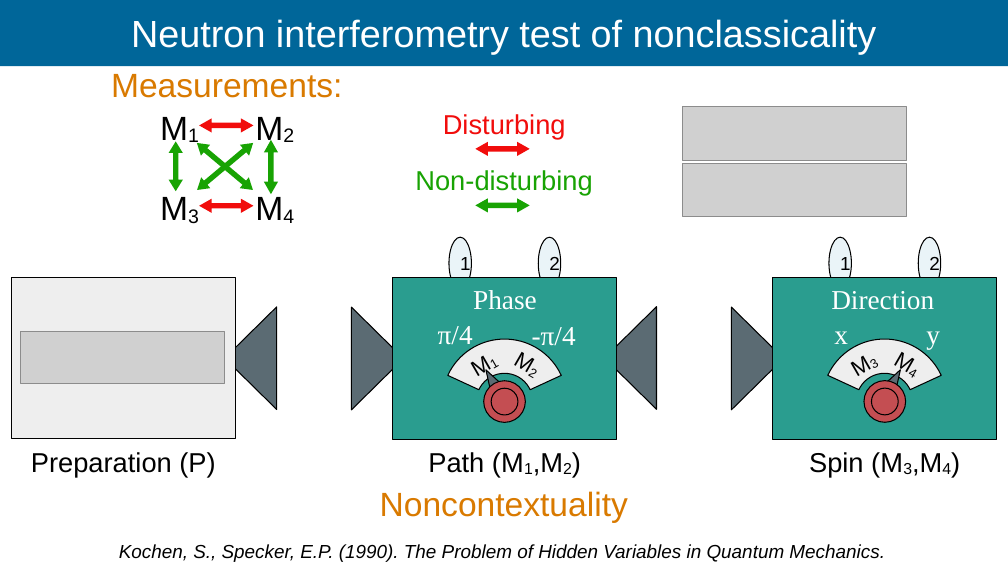
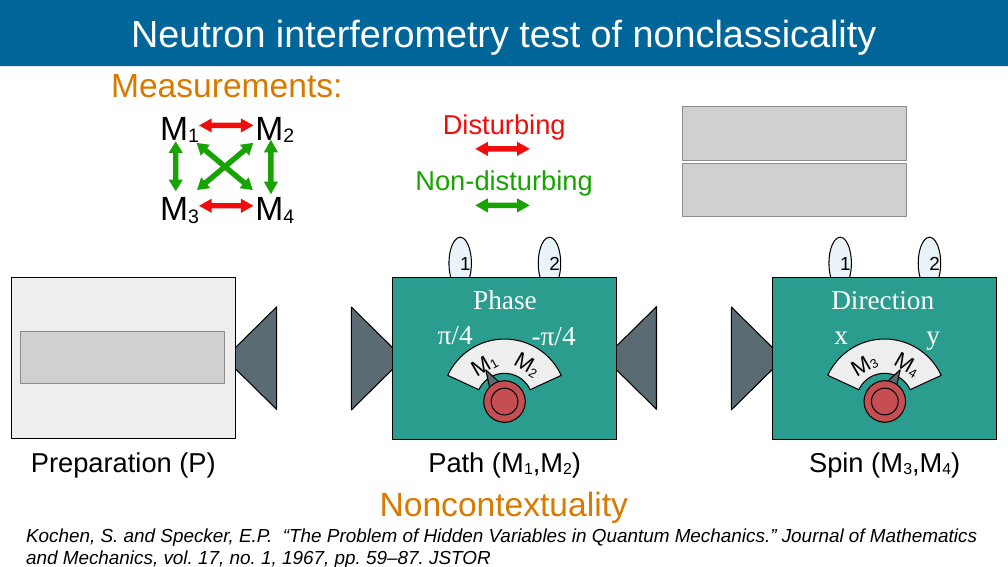
Before and after one commit to Ismaele-vincent/PhD, a slide deck: slide 61 of 2026/Talks/ILL Seminar/ILL seminar 2026 ver3.odp (slide 62 before the commit). Drawn at 1008x567 pixels with LibreOffice and Linux fonts; fonts in the diff are those of the drawing; grey boxes stand for pictures; background and template pictures are left out. Boxes give left, top, right and bottom in pixels: in the first picture for what was removed or moved away, otherwise in the second. Text is boxed around its words. In the diff, an @@ line names an element or a change of style, - is before the commit and + after.

```diff
--- a/2026/Talks/ILL Seminar/ILL seminar 2026 ver3.odp
+++ b/2026/Talks/ILL Seminar/ILL seminar 2026 ver3.odp
@@ text at bbox=[26, 528, 977, 567]: text changed @@
-Kochen, S., Specker, E.P. (1990). The Problem of Hidden Variables in Quantum Mechanics.
+Kochen, S. and Specker, E.P. “The Problem of Hidden Variables in Quantum Mechanics.” Journal of Mathematics and Mechanics, vol. 17, no. 1, 1967, pp. 59–87. JSTOR
```
Also in this commit, not shown: 18 other slides changed, 10 slides added, 2 slides removed, 22 other files.
